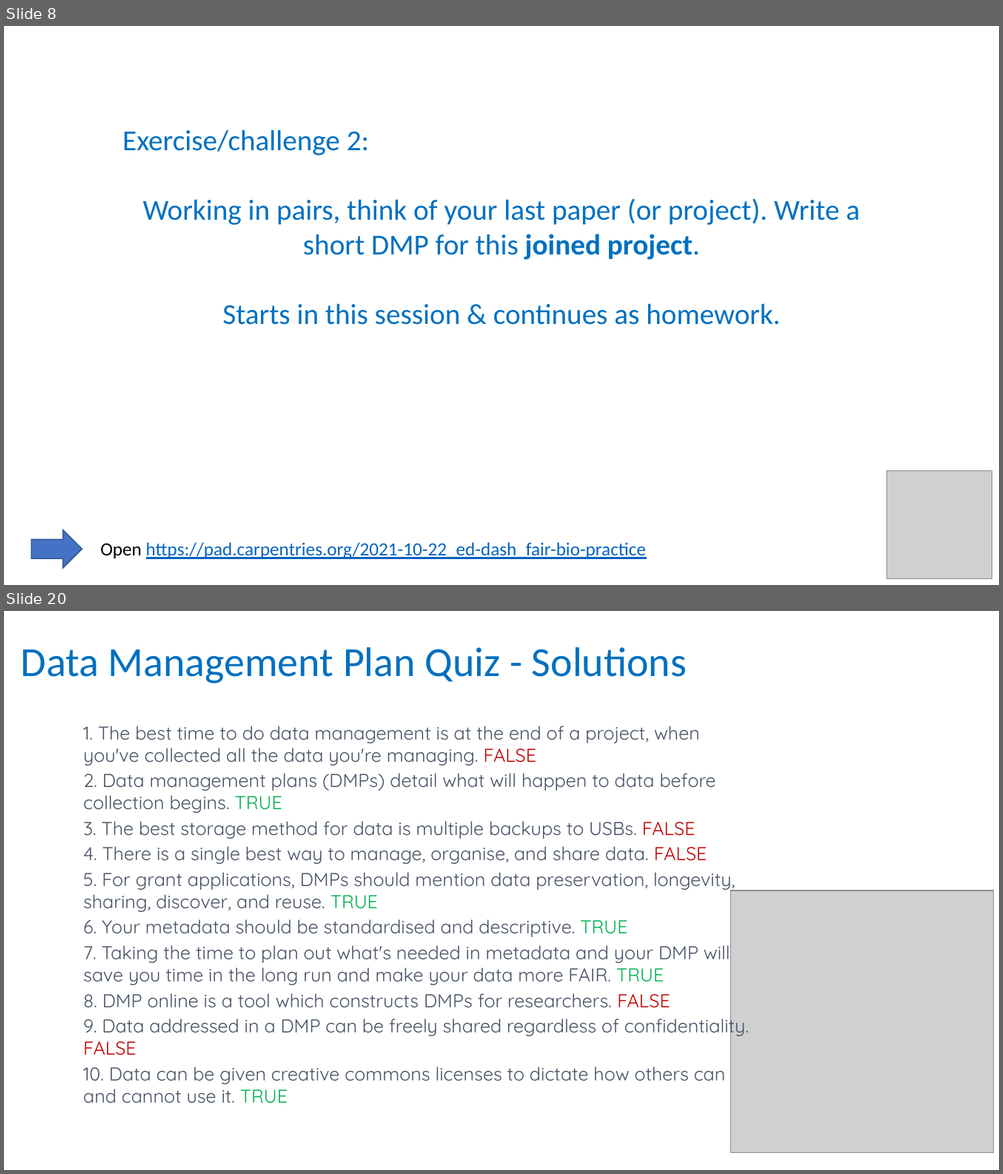
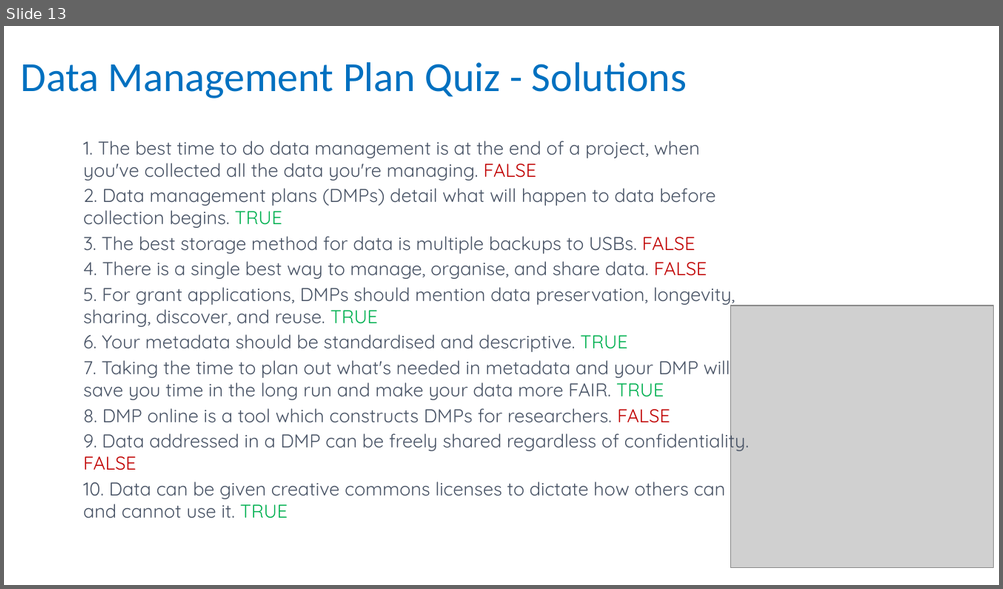
Before and after one commit to carpentries-incubator/fair-bio-practice, a slide deck: instructors/14-data_management_planning_v3.0.pptx. Shown one above the other, each under a label of ours: slides 8 and 20 before the commit, slide 13 after it; the slides between them are not shown. The pictures are 1003x1174 and 1003x589 pixels, drawn with LibreOffice and Linux fonts; fonts in the diff are those of the drawing; grey boxes stand for pictures. Boxes give left, top, right and bottom in pixels: in the first picture for what was removed or moved away, otherwise in the second. Text is boxed around its words. In the diff, an @@ line names an element or a change of style, - is before the commit and + after.

```diff
--- a/instructors/14-data_management_planning_v3.0.pptx
+++ b/instructors/14-data_management_planning_v3.0.pptx
@@ slide 8 removed at bbox=[4, 26, 999, 585], background #FFFFFF @@
@@ text removed at bbox=[122, 130, 859, 325] @@
-Exercise/challenge 2:
-Working in pairs, think of your last paper (or project). Write a short DMP for this joined project.
-Starts in this session & continues as homework.
@@ picture removed at bbox=[887, 471, 992, 580] @@
@@ down arrow removed at bbox=[31, 531, 82, 569] @@
@@ text removed at bbox=[100, 543, 646, 560] @@
-Open https://pad.carpentries.org/2021-10-22_ed-dash_fair-bio-practice
@@ what was slide 20 is now slide 13 @@
```
Also in this commit, not shown: 3 slides changed, 3 slides added, 9 other slides removed, 3 other files.
